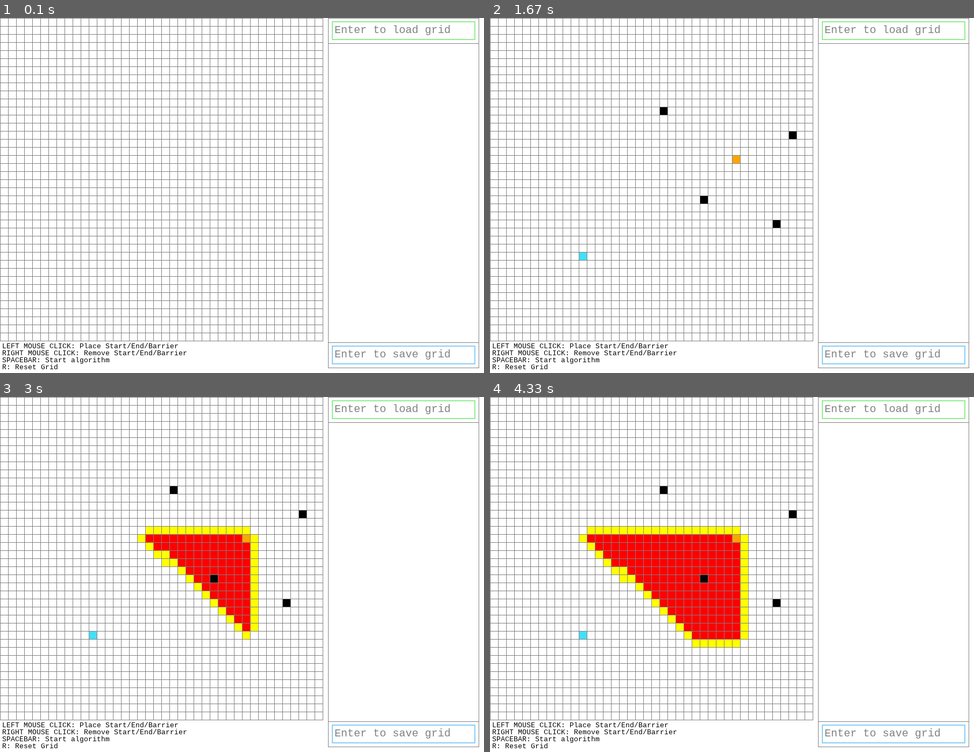
Above: before the commit, frames 1-4 (two rows, left to right).
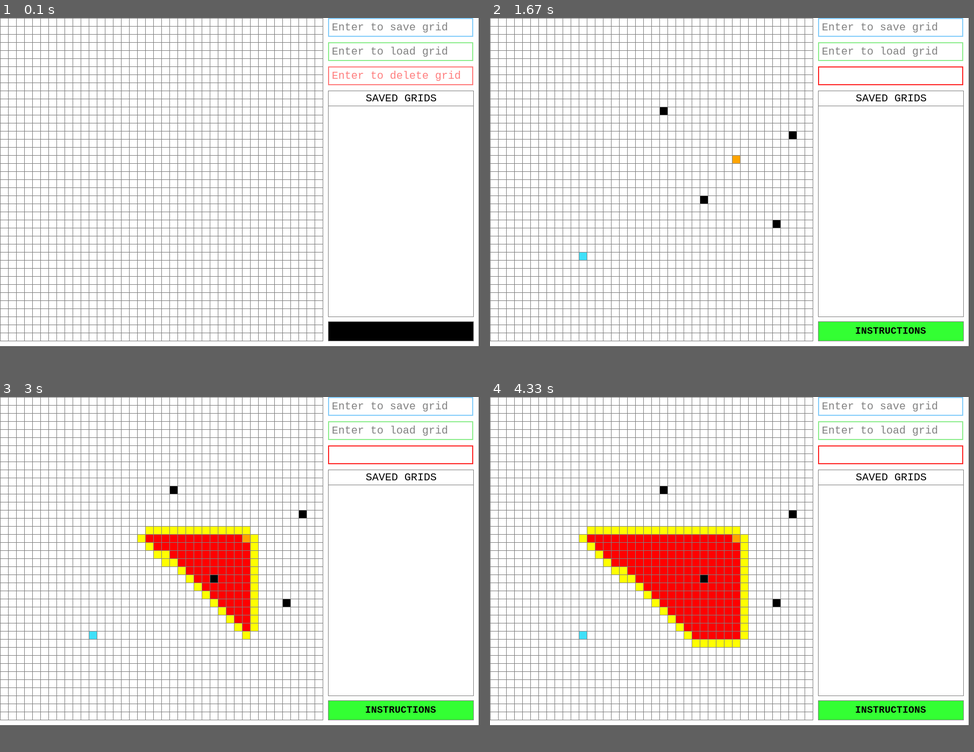
Above: after the commit, the same moments.

Repository: T995CC/CodingStuff
Game: pygame game, started from Python/PythonPrograms/Custom Games/PathFindingVisualizer/PathFindingVisualizer.py
The game is run twice, just before and just after one commit, with the same random seed, the same clock (stepped at 60 frames per second) and the same inputs.
Inputs (mouse positions are in pixels of both pictures, inside the frame that each line leads up to):
- Up to frame 1 (0.1 s): no input
- Up to frame 2 (1.67 s): press the mouse at (891, 49) at 0.37 s; move the mouse to (736, 156) at 0.47 s; release the mouse at (581, 259) at 0.6 s; tap Enter at 0.67 s; press the mouse at (891, 330) at 1.03 s; move the mouse to (775, 223) at 1.13 s; release the mouse at (664, 113) at 1.27 s; press the mouse at (891, 74) at 1.37 s; move the mouse to (794, 135) at 1.47 s; release the mouse at (698, 199) at 1.6 s
- Up to frame 3 (3 s): hold Space 1.67-2.13 s
- Up to frame 4 (4.33 s): no input
The window is 900x660 before the commit and 890x610 after it. Grey fills any space a smaller window leaves; there, only what the larger window draws over its background counts as a difference.

The runs differ from the first frame. In frame 1, 4.6% of the frame differs, in the area x 0-99%, y 0-99%; in frame 2, 4.4%; in frame 3, 4.4%; in frame 4, 4.4%.

Commit message:
Added 'Instructions' button, better layout, andworking display of saved grids

Diff:
--- a/Python/PythonPrograms/Custom Games/PathFindingVisualizer/PathFindingVisualizer.py
+++ b/Python/PythonPrograms/Custom Games/PathFindingVisualizer/PathFindingVisualizer.py
@@ -7,27 +7,32 @@
 
 
 WIDTH = 600
-WIDTH_whole = 900
-HEIGHT = 660
+WIDTH_whole = 890
+HEIGHT = 610
 
 ROWS = 40
 WINDOW = pygame.display.set_mode((WIDTH_whole, HEIGHT))
-pygame.display.set_caption("A* Path Finding Visualizer")
+pygame.display.set_caption("Path Finding Visualizer")
 font_box = pygame.font.SysFont('ocraextended', 20)
+font_button = pygame.font.SysFont('ocraextended', 18, bold = 1)
 font_screen = pygame.font.SysFont('ocraextended', 13)
+font_screen_2 = pygame.font.SysFont('ocraextended', 20)
+font_screen_list = pygame.font.SysFont('ocraextended', 17)
 
 RED = (255, 0, 0)
 GREEN = (0, 255, 0)
-LIGHTGREEN = (125, 255, 125)
-DARKGREEN = (0, 110, 0)
+LIGHTGREEN = (51, 255, 51)
+LIGHTERGREEN = (102, 255, 102)
+DARKGREEN = (0, 200, 0)
 BLUE = (50, 50, 255)
-LIGHTBLUE = (50, 50, 255)
+LIGHTBLUE = (90, 90, 255)
 YELLOW = (255, 255, 0)
 WHITE = (255, 255, 255)
 BLACK = (0, 0, 0)
 PURPLE = (128, 0, 128)
 ORANGE = (255, 165 ,0)
 GREY = (128, 128, 128)
+LIGHTGREY = (180, 180, 180)
 DARKGREY = (40,40,40)
 CYAN = (64, 224, 250)	  #CUSTOM COLOR
 
@@ -35,6 +40,12 @@
 controls_text2 = 'RIGHT MOUSE CLICK: Remove Start/End/Barrier'
 controls_text3 = 'SPACEBAR: Start algorithm'
 controls_text4 = 'R: Reset Grid'
+list_heading = 'SAVED GRIDS'
+saved_list = []
+for file in os.listdir("."):
+	if "." in file or os.path.isdir(file):
+		continue
+	saved_list.append(file)
 
 class Node:
 	def __init__(self, row, col, width, total_rows):
@@ -190,7 +201,7 @@
 			pygame.draw.line(window, GREY, (j * gap, 0), (j * gap, width))
 
 
-def draw(window, grid, rows, width, loadboxcolor, saveboxcolor, load_txt_surface, save_txt_surface):
+def draw(window, grid, rows, width, loadboxcolor, saveboxcolor, deleteboxcolor, load_txt_surface, save_txt_surface, delete_txt_surface):
 	window.fill(WHITE)
 
 	for row in grid:
@@ -199,23 +210,35 @@
 
 	draw_gridlines(window, rows, width)
 
+	redrawbutton()
+
 	pygame.draw.rect(WINDOW, loadboxcolor, load_box, 2)
 	pygame.draw.rect(WINDOW, saveboxcolor, save_box, 2)
-	WINDOW.blit(load_txt_surface, (load_box.x+5, load_box.y+5))
-	WINDOW.blit(save_txt_surface, (save_box.x+5, save_box.y+5))
-
-	message(controls_text1, BLACK, 4, 603)
-	message(controls_text2, BLACK, 4, 616)
-	message(controls_text3, BLACK, 4, 629)
-	message(controls_text4, BLACK, 4, 642)
-
-	pygame.draw.line(window, GREY, (610, 0), (890, 0), 1)        #top
-	pygame.draw.line(window, GREY, (610, 47), (890, 47), 1)      #top second
-	pygame.draw.line(window, GREY, (610, 603), (890, 603), 1)    #bottom
-	pygame.draw.line(window, GREY, (610, 650), (890, 650), 1)    #bottom second
-	pygame.draw.line(window, GREY, (610, 0), (610, 650), 1)      #left
-	pygame.draw.line(window, GREY, (890, 0), (890, 650), 1)      #right
-
+	pygame.draw.rect(WINDOW, deleteboxcolor, delete_box, 2)
+	WINDOW.blit(load_txt_surface, (load_box.x+7, load_box.y+6))
+	WINDOW.blit(save_txt_surface, (save_box.x+7, save_box.y+6))
+	WINDOW.blit(delete_txt_surface, (delete_box.x+7, delete_box.y+6))
+
+	# message(controls_text1, BLACK, 4, 603)
+	# message(controls_text2, BLACK, 4, 616)
+	# message(controls_text3, BLACK, 4, 629)
+	# message(controls_text4, BLACK, 4, 642)
+	#message2(list_heading, CYAN, 684, 98)
+	message2(list_heading, BLACK, 680, 138)
+
+	messagelist(str(saved_list), PURPLE, 616, 166)
+
+	#pygame.draw.line(window, GREY, (610, 0), (890, 0), 1)		#top
+	#pygame.draw.line(window, GREY, (610, 47), (890, 47), 1)	  #top second
+	pygame.draw.line(window, GREY, (610, 135), (880, 135), 1)	  #top third
+	pygame.draw.line(window, GREY, (610, 163), (880, 163), 1)	  #top fourth
+	pygame.draw.line(window, GREY, (610, 555), (880, 555), 1)	#bottom
+	#pygame.draw.line(window, GREY, (0, 655), (600, 655), 1)	#bottom second
+	pygame.draw.line(window, GREY, (610, 135), (610, 555), 1)	  #left
+	pygame.draw.line(window, GREY, (880, 135), (880, 555), 1)	  #right
+	# pygame.draw.line(window, GREY, (300, 600), (300, 655), 1)   #save/delete separation
+	# pygame.draw.line(window, GREY, (600, 600), (600, 655), 1)   #right wall of delete
+	# pygame.draw.line(window, GREY, (0, 600), (0, 655), 1)   #left wall of save
 
 	pygame.display.update()
 
@@ -228,40 +251,115 @@
 
 	return row, col
 
+#BUTTON
+
+
+class Button():
+	def __init__(self, color, x, y, width, height, text=''):
+		self.color = color
+		self.x = x
+		self.y = y
+		self.width = width
+		self.height = height
+		self.text = text
+
+	def draw_button(self,WINDOW,outline=GREY):
+		#Call this method to draw the button on the screen
+		if outline:
+			pygame.draw.rect(WINDOW, outline, (self.x-1,self.y-1,self.width+2,self.height+2),0)
+
+		pygame.draw.rect(WINDOW, self.color, (self.x,self.y,self.width,self.height),0)
+
+		if self.text != '':
+			text = font_button.render(self.text, 1, BLACK)
+			WINDOW.blit(text, (self.x + (self.width//2 - text.get_width()//2), self.y + (self.height//2 - text.get_height()//2)))
+
+	def isOver(self, pos):
+		#Pos is the mouse position or a tuple of (x,y) coordinates
+		if pos[0] > self.x and pos[0] < self.x + self.width:
+			if pos[1] > self.y and pos[1] < self.y + self.height:
+				return True
+
+		return False
+
+
+ins_button = Button(BLACK, 611, 565, 269, 35, 'INSTRUCTIONS')
+
+def redrawbutton():
+	ins_button.draw_button(WINDOW)
 
 def message(msg, color, x, y):
 	screen_text = font_screen.render(msg, 1, color)
 	WINDOW.blit(screen_text, (x, y))
 
-
-load_box = pygame.Rect(617, 6, 267, 35)
-save_box = pygame.Rect(617, 609, 267, 35)
+def message2(msg, color, x, y):
+	screen_text_2 = font_screen_2.render(msg, 1, color)
+	WINDOW.blit(screen_text_2, (x, y))
+
+def messagelist(msg, color, x, y):
+	for word in saved_list:
+		screen_text_list = font_screen_list.render(word, 1, color)
+		WINDOW.blit(screen_text_list, (x, y))
+		y += 17
+
+load_box = pygame.Rect(610, 45, 270, 35)
+save_box = pygame.Rect(610, 0, 270, 35)
+delete_box = pygame.Rect(610, 90, 270, 35)
 
 
 def main(window, width):
 	#print(pygame.font.get_fonts())
-	print(os.listdir("C:/Users/Absaar/Documents/CodingStuff"))
-	loadboxcolor = pygame.Color('LIGHTGREEN')
+	#print(os.listdir("."))
+	print(saved_list)
+	loadboxcolor = pygame.Color('lightgreen')
 	saveboxcolor = pygame.Color('lightskyblue')
-	clock = pygame.time.Clock()
+	deleteboxcolor = pygame.Color(255, 125, 125)
 	grid = make_grid(ROWS, width)
 	start = None
 	end = None
 	run = True
 	loadactive = False
 	saveactive = False
+	deleteactive = False
+	clicked = False
+	instructions = False
 	load_text = 'Enter to load grid'
 	save_text = 'Enter to save grid'
+	delete_text = 'Enter to delete grid'
 	load_txt_surface = font_box.render(load_text, True, BLACK)
 	save_txt_surface = font_box.render(save_text, True, BLACK)
+	delete_txt_surface = font_box.render(delete_text, True, BLACK)
 	while run:
-		draw(window, grid, ROWS, width, loadboxcolor, saveboxcolor, load_txt_surface, save_txt_surface)
+		draw(window, grid, ROWS, width, loadboxcolor, saveboxcolor, deleteboxcolor, load_txt_surface, save_txt_surface, delete_txt_surface)
 		for event in pygame.event.get():
 
 			pos = pygame.mouse.get_pos()
 
 			if event.type == pygame.QUIT:
 				run = False
+
+			if event.type == pygame.MOUSEMOTION and clicked == False:
+				if ins_button.isOver(pos):
+					ins_button.color = LIGHTERGREEN
+				else:
+					ins_button.color = LIGHTGREEN
+
+			if event.type == pygame.MOUSEBUTTONDOWN:
+				clicked = True
+				if ins_button.isOver(pos):
+					ins_button.color = DARKGREEN
+
+			if event.type == pygame.MOUSEBUTTONUP:
+				clicked = False
+				if ins_button.isOver(pos):
+					ins_button.color = LIGHTERGREEN
+					print("Pressed ins button")
+					if instructions == False:
+						instructions = True
+						pygame.display.set_mode((1190, HEIGHT))
+					else:
+						instructions = False
+						pygame.display.set_mode((WIDTH_whole, HEIGHT))
 
 			if event.type == pygame.MOUSEBUTTONDOWN:
 				if load_box.collidepoint(event.pos):
@@ -281,6 +379,15 @@
 					saveactive = False
 					if save_text == '':
 						save_text = 'Enter to save grid'
+
+				if delete_box.collidepoint(event.pos):
+					deleteactive = True
+					if delete_text == 'Enter to delete grid':
+						delete_text = ''
+				else:
+					deleteactive = False
+					if delete_text == '':
+						delete_text = 'Enter to delete grid'
 
 
 			if pygame.mouse.get_pressed()[0]:	 #LEFT MOUSE BUTTON
@@ -316,7 +423,7 @@
 			if event.type == pygame.KEYDOWN:
 				if loadactive:
 					if event.key == pygame.K_RETURN:
-						print(load_text)
+						#print(load_text)
 						try:
 							with open(load_text, 'rb') as filehandle:	# read the data as binary data stream
 								grid = pickle.load(filehandle)
@@ -340,25 +447,44 @@
 
 				if saveactive:
 					if event.key == pygame.K_RETURN:
-						print(save_text)
+						#print(save_text)
 						try:
 							with open(save_text, 'wb') as filehandle:	# store the data as binary data stream
 								pickle.dump(grid, filehandle)
 						except:
 							pass
+
+						saved_list.append(save_text)
+						print(saved_list)
 						save_text = ''
 					elif event.key == pygame.K_BACKSPACE:
 						save_text = save_text[:-1]
 					else:
 						save_text += event.unicode
 
+				if deleteactive:
+					if event.key == pygame.K_RETURN:
+						#print(delete_text)
+						try:
+							os.remove(delete_text)
+						except:
+							pass
+
+						saved_list.remove(delete_text)
+						print(saved_list)
+						delete_text = ''
+					elif event.key == pygame.K_BACKSPACE:
+						delete_text = delete_text[:-1]
+					else:
+						delete_text += event.unicode
+
 				if not loadactive and not saveactive:
 					if event.key == pygame.K_SPACE and start and end:	 #SPACEBAR
 						for row in grid:
 							for node in row:
 								node.update_nieghbors(grid)
 
-						algorithm(lambda: draw(window, grid, ROWS, width, loadboxcolor, saveboxcolor, load_txt_surface, save_txt_surface), grid, start, end)
+						algorithm(lambda: draw(window, grid, ROWS, width, loadboxcolor, saveboxcolor, deleteboxcolor, load_txt_surface, save_txt_surface, delete_txt_surface), grid, start, end)
 
 
 					if event.key == pygame.K_r:		 #KEY 'r'
@@ -367,7 +493,7 @@
 						grid = make_grid(ROWS, width)
 
 		if loadactive:
-			loadboxcolor = pygame.Color('green')
+			loadboxcolor = pygame.Color(0, 220, 0)
 			load_txt_surface = font_box.render(load_text, True, BLACK)
 		else:
 			loadboxcolor = pygame.Color('lightgreen')
@@ -382,6 +508,14 @@
 			save_txt_surface = font_box.render(save_text, True, GREY)
 
 
+		if deleteactive:
+			deleteboxcolor = pygame.Color(255, 40, 40)
+			delete_txt_surface = font_box.render(delete_text, True, (255, 40, 40))
+		else:
+			deleteboxcolor = pygame.Color(255, 125, 125)
+			delete_txt_surface = font_box.render(delete_text, True, (255, 125, 125))
+
+
 
 	pygame.quit()
 
Not shown, added: Python/PythonPrograms/Custom Games/PathFindingVisualizer/PathFindingVisualizer.spec
